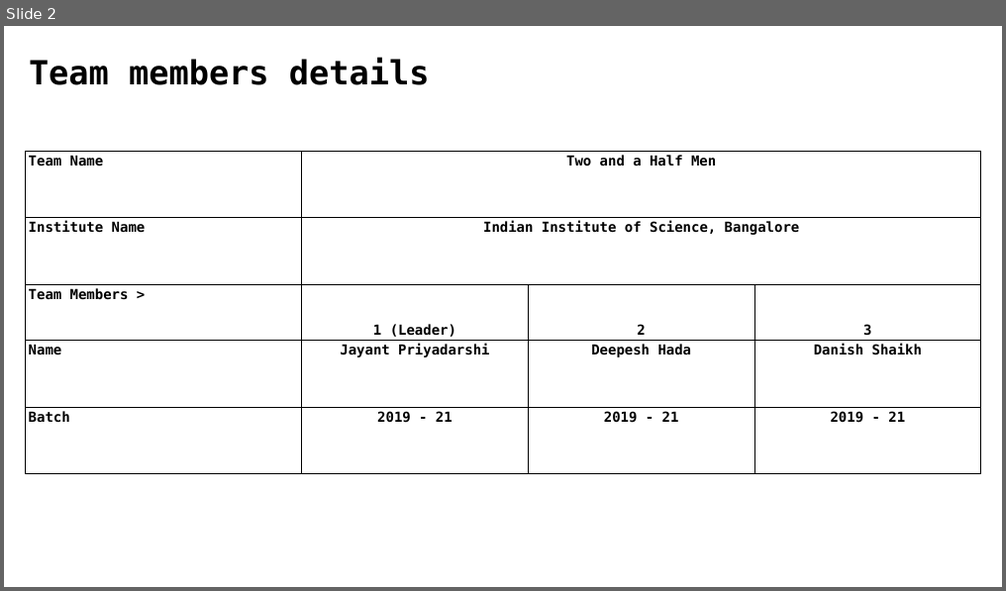
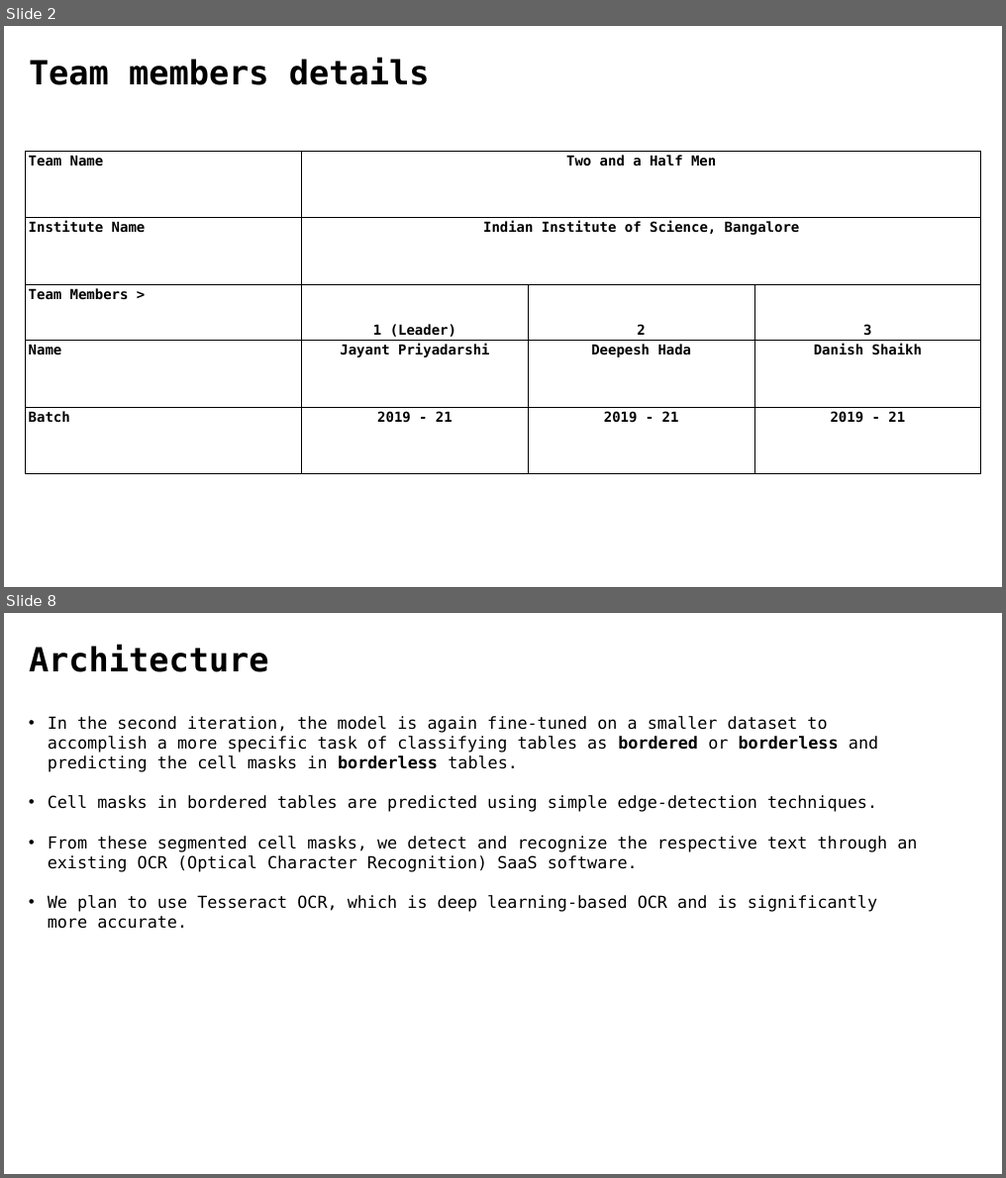
Before and after one commit to deepeshhada/flipkart-grid-table-extraction, a slide deck: Level 2/GRiD_ Electronic Invoicing using Image Processing_TwoAndAHalfMen_IISc.pptx. Shown one above the other, each under a label of ours: slide 2 before the commit, slides 2 and 8 after it; the slides between them are not shown. The pictures are 1006x591 and 1006x1178 pixels, drawn with LibreOffice and Linux fonts; fonts in the diff are those of the drawing; background and template pictures are left out. Boxes give left, top, right and bottom in pixels: in the first picture for what was removed or moved away, otherwise in the second. Text is boxed around its words. In the diff, an @@ line names an element or a change of style, - is before the commit and + after.

```diff
--- a/Level 2/GRiD_ Electronic Invoicing using Image Processing_TwoAndAHalfMen_IISc.pptx
+++ b/Level 2/GRiD_ Electronic Invoicing using Image Processing_TwoAndAHalfMen_IISc.pptx
@@ slide 8 added at (4, 613, 1002, 1174), background picture (left out) @@
@@ text added at (29, 644, 269, 672), 24 pt, text #000000, bold @@
+Architecture
@@ text added at (48, 716, 917, 929), 12 pt, text #000000 @@
+• In the second iteration, the model is again fine-tuned on a smaller dataset to accomplish a more specific task of classifying tables as bordered or borderless and predicting the cell masks in borderless tables.
+• Cell masks in bordered tables are predicted using simple edge-detection techniques.
+• From these segmented cell masks, we detect and recognize the respective text through an existing OCR (Optical Character Recognition) SaaS software.
+• We plan to use Tesseract OCR, which is deep learning-based OCR and is significantly more accurate.
```
Also in this commit, not shown: 5 slides changed, 4 other slides added, 5 slides removed, 3 other files.
